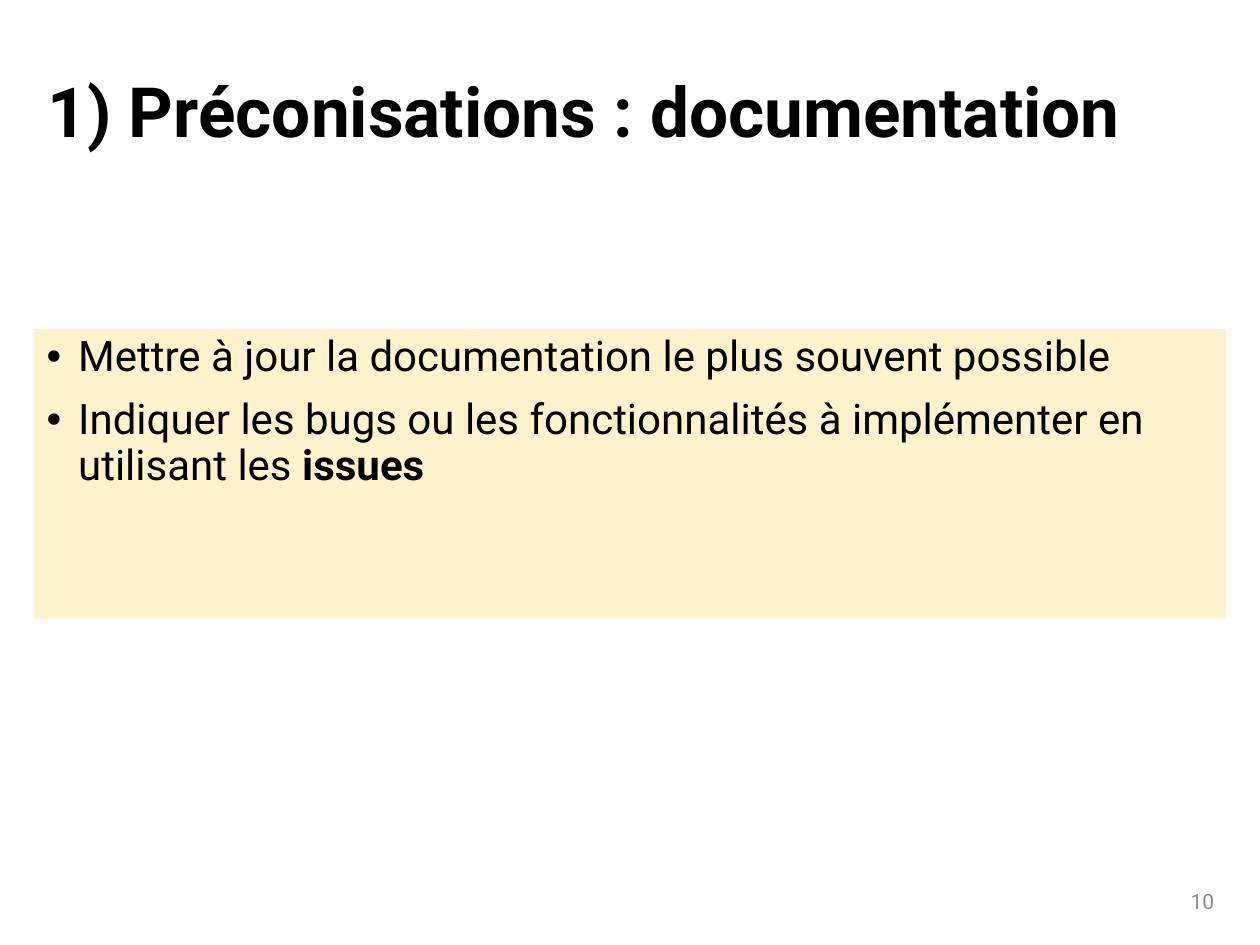
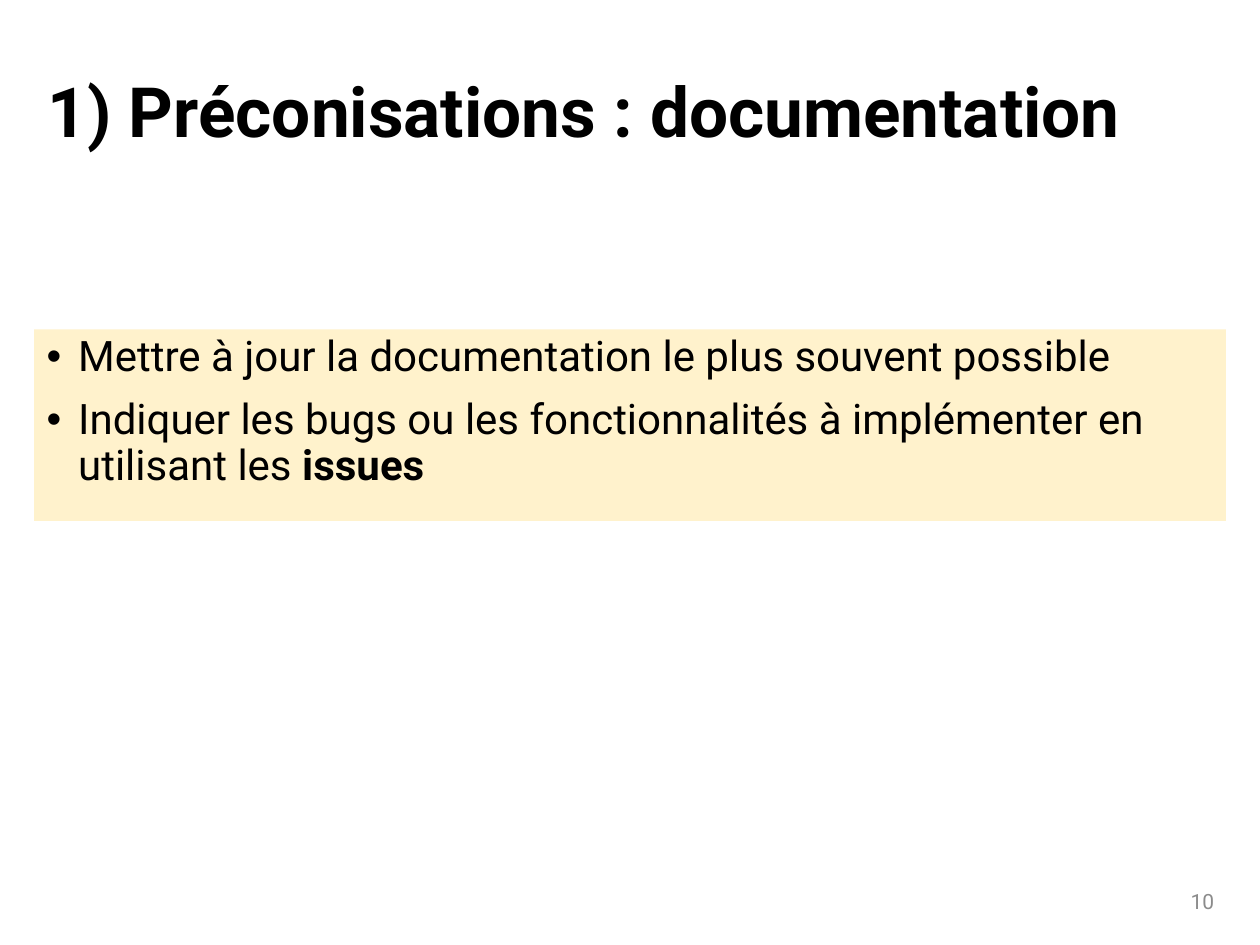
Before and after one commit to dosi-slides/2015_10_geomedia, a slide deck: slide 10 of slides.pptx. Drawn at 1260x945 pixels with LibreOffice and Linux fonts; fonts in the diff are those of the drawing. Boxes give left, top, right and bottom in pixels: in the first picture for what was removed or moved away, otherwise in the second. Text is boxed around its words. In the diff, an @@ line names an element or a change of style, - is before the commit and + after.

```diff
--- a/slides.pptx
+++ b/slides.pptx
@@ rectangle "Mettre à jour la documentation ..." resized from (x1=34, y1=329, x2=1226, y2=619) to (x1=34, y1=329, x2=1226, y2=520) @@
```
Also in this commit, not shown: 3 other slides changed, 4 slides added, 1 slide removed.
